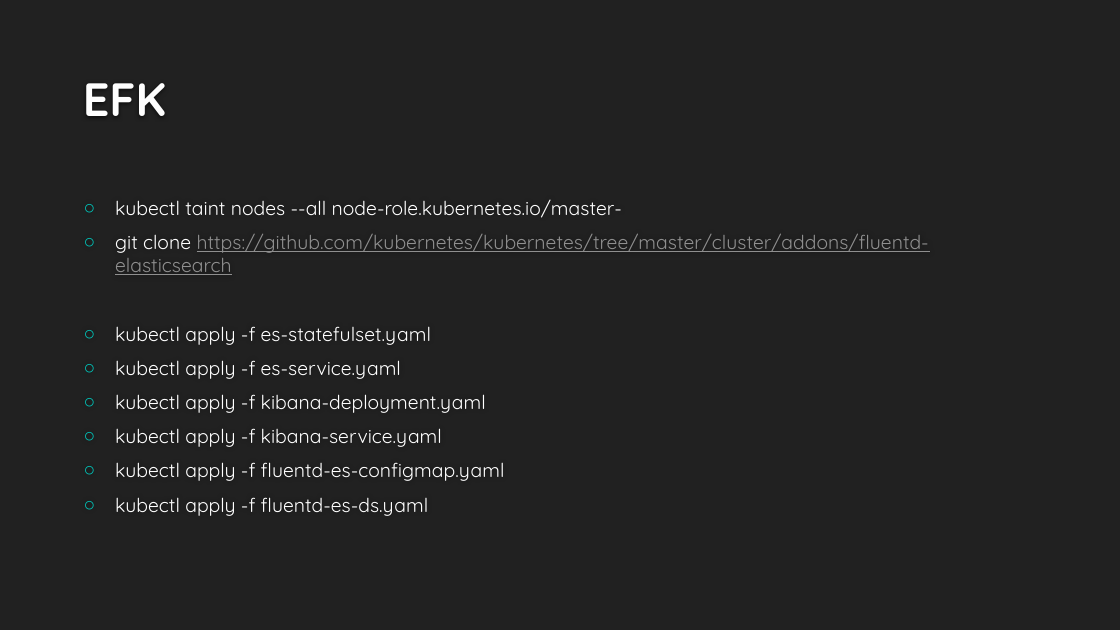
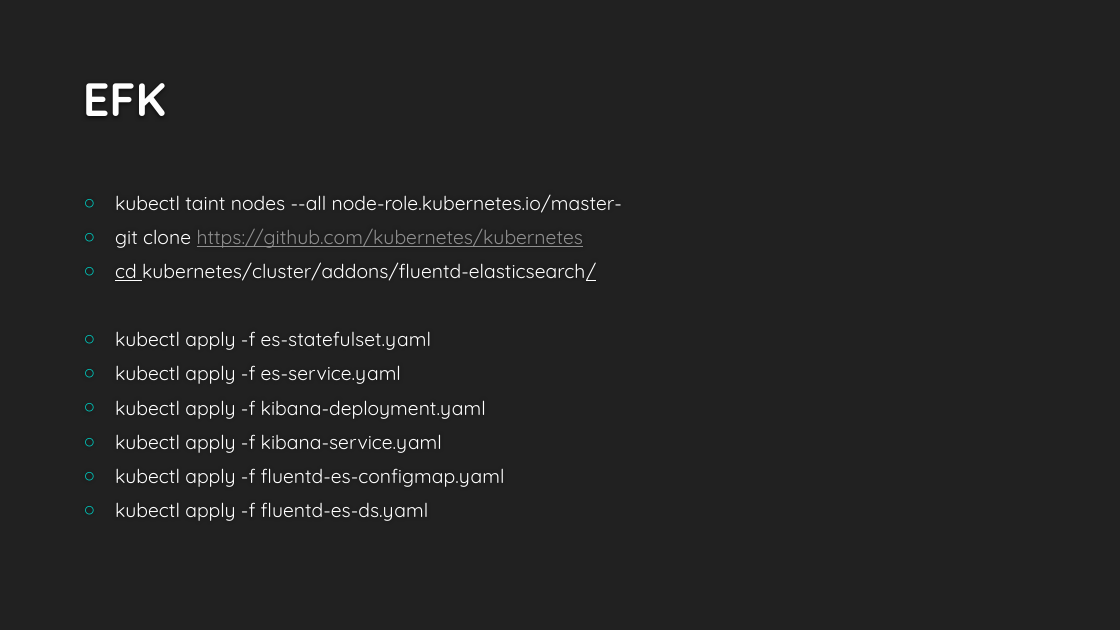
Before and after one commit to airuitian/CloudNative, a slide deck: slide 11 of kubernetes/k8s007.pptx. Drawn at 1120x630 pixels with LibreOffice and Linux fonts; fonts in the diff are those of the drawing; background and template pictures are left out. Boxes give left, top, right and bottom in pixels: in the first picture for what was removed or moved away, otherwise in the second. Text is boxed around its words. In the diff, an @@ line names an element or a change of style, - is before the commit and + after.

Commit message:
007

```diff
--- a/kubernetes/k8s007.pptx
+++ b/kubernetes/k8s007.pptx
@@ text at (115,229,596,281): text changed; text colour #8F8F8F to #FFFFFF @@
-○ git clone https://github.com/kubernetes/kubernetes/tree/master/cluster/addons/fluentd-elasticsearch
+○ git clone https://github.com/kubernetes/kubernetes
+○ cd kubernetes/cluster/addons/fluentd-elasticsearch/
```
Also in this commit, not shown: 1 other slide changed.
